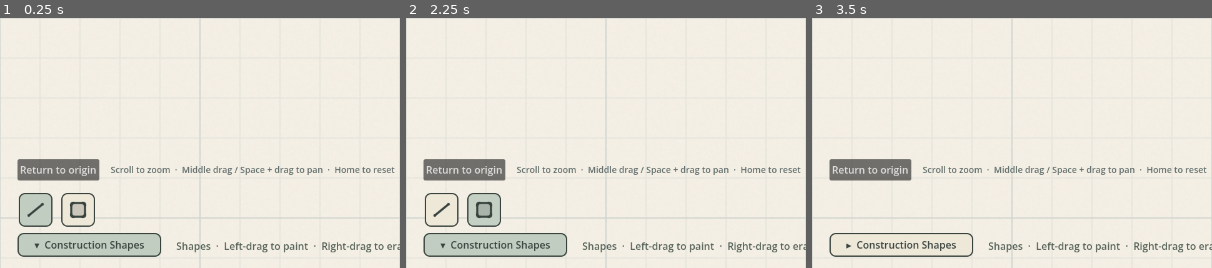
Above: before the commit, frames 1-3 (left to right).
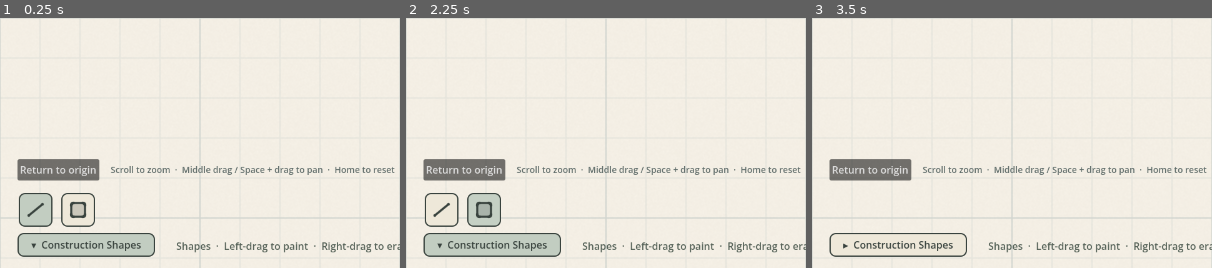
Above: after the commit, the same moments.

Repository: Captain-Quack/Polygonia
Game: Godot game, scene res://world/world.tscn
The game is run twice, just before and just after one commit, with the same random seed, the same clock (stepped at 60 frames per second) and the same inputs.
Inputs (mouse positions are % of the whole screen's width and height, from its top left):
- Up to frame 1 (0.25 s): no input
- Up to frame 2 (2.25 s): click "Return to origin" at 0.5 s; click (4, 88) at 1.25 s; click (10, 88) at 2 s
- Up to frame 3 (3.5 s): click "▾ Construction Shapes" at 2.75 s
The pictures show only the part of the screen within x 0-50%, y 50-100%; the shares and areas given below are measured in that part.

The runs differ from the first frame. In frame 1, 0.7% of the frame differs, in the area x 7-41%, y 86-96%; in frame 2, 0.7%; in frame 3, 0.6%.

Commit message:
Update Godot Version

Diff:
--- a/project.godot
+++ b/project.godot
@@ -1,15 +1,33 @@
+; Engine configuration file.
+; It's best edited using the editor UI and not directly,
+; since the parameters that go here are not all obvious.
+;
+; Format:
+;   [section] ; section goes between []
+;   param=value ; assign values to parameters
+
 config_version=5
 
+[animation]
+
+compatibility/default_parent_skeleton_in_mesh_instance_3d=true
+
 [application]
+
 config/name="Polygonia — Graph Paper"
 run/main_scene="res://world/world.tscn"
-config/features=PackedStringArray("4.5", "GL Compatibility")
+config/features=PackedStringArray("4.7", "GL Compatibility")
 
 [display]
+
 window/size/viewport_width=1280
 window/size/viewport_height=800
 
+[dotnet]
+
+project/assembly_name="Polygonia — Graph Paper"
+
 [rendering]
+
 renderer/rendering_method="gl_compatibility"
 renderer/rendering_method.mobile="gl_compatibility"
-textures/default_filters/use_nearest_mipmap_filter=false
--- a/world/world.tscn
+++ b/world/world.tscn
@@ -1,57 +1,81 @@
-[gd_scene load_steps=7 format=3]
+[gd_scene format=3 uid="uid://dbyabe8lnyo6v"]
 
-[ext_resource type="Script" path="res://world/paper_renderer.gd" id="1"]
-[ext_resource type="Script" path="res://world/grid_renderer.gd" id="2"]
-[ext_resource type="Script" path="res://world/world_camera.gd" id="3"]
+[ext_resource type="Script" uid="uid://ijo0wok6gi3y" path="res://world/paper_renderer.gd" id="1"]
+[ext_resource type="Shader" uid="uid://dayjva5knu18e" path="res://shaders/paper.gdshader" id="1_ai45w"]
+[ext_resource type="Script" uid="uid://ce6hppki653c0" path="res://world/grid_renderer.gd" id="2"]
+[ext_resource type="Script" uid="uid://do53owsswig20" path="res://world/world_camera.gd" id="3"]
+[ext_resource type="Shader" uid="uid://bbgj411k0752f" path="res://shaders/grid.gdshader" id="3_4papg"]
+[ext_resource type="Script" uid="uid://d2ydoyhqn64jg" path="res://floors/floor_renderer.gd" id="4"]
+[ext_resource type="Script" uid="uid://efmmvxhka2xo" path="res://floors/floor_editor.gd" id="5"]
+[ext_resource type="Script" uid="uid://b6a0fivqi4bqj" path="res://floors/construction_menu.gd" id="6"]
 
-[ext_resource type="Script" path="res://floors/floor_renderer.gd" id="4"]
-[ext_resource type="Script" path="res://floors/floor_editor.gd" id="5"]
-[ext_resource type="Script" path="res://floors/construction_menu.gd" id="6"]
+[sub_resource type="ShaderMaterial" id="ShaderMaterial_fyhu2"]
+shader = ExtResource("1_ai45w")
+shader_parameter/paper_color = Color(0.9647059, 0.94509804, 0.90588236, 1)
+shader_parameter/grain_color = Color(0.5058824, 0.45490196, 0.38039216, 1)
+shader_parameter/grain_strength = 0.035
+shader_parameter/grain_scale = 1.6
+shader_parameter/grain_seed = 27.0
 
-[node name="World" type="Node2D"]
+[sub_resource type="ShaderMaterial" id="ShaderMaterial_ov2xu"]
+shader = ExtResource("3_4papg")
+shader_parameter/base_cell_size = 64.0
+shader_parameter/major_step_count = 5
+shader_parameter/level_step_count = 5
+shader_parameter/minor_color = Color(0.4, 0.55, 0.59, 0.24)
+shader_parameter/major_color = Color(0.35, 0.48, 0.52, 0.34)
+shader_parameter/grid_opacity = 1.0
+shader_parameter/minor_width = 0.75
+shader_parameter/major_width = 1.0
+shader_parameter/target_screen_spacing = 24.0
+shader_parameter/fade_range = 1.0
 
-[node name="PaperRenderer" type="Node2D" parent="."]
+[node name="World" type="Node2D" unique_id=1133773214]
+
+[node name="PaperRenderer" type="Node2D" parent="." unique_id=726284503]
 show_behind_parent = true
+material = SubResource("ShaderMaterial_fyhu2")
 script = ExtResource("1")
 
-[node name="GridRenderer" type="Node2D" parent="."]
+[node name="GridRenderer" type="Node2D" parent="." unique_id=1544699133]
+material = SubResource("ShaderMaterial_ov2xu")
 script = ExtResource("2")
 
-[node name="FloorRenderer" type="Node2D" parent="."]
+[node name="FloorRenderer" type="Node2D" parent="." unique_id=1014312067]
 script = ExtResource("4")
 
-[node name="WallRenderer" type="Node2D" parent="."]
+[node name="WallRenderer" type="Node2D" parent="." unique_id=1226749074]
 
-[node name="ObjectContainer" type="Node2D" parent="."]
+[node name="ObjectContainer" type="Node2D" parent="." unique_id=1353168817]
 
-[node name="AgentContainer" type="Node2D" parent="."]
+[node name="AgentContainer" type="Node2D" parent="." unique_id=1747941953]
 
-[node name="ConstructionPreview" type="Node2D" parent="."]
+[node name="ConstructionPreview" type="Node2D" parent="." unique_id=1904252962]
 script = ExtResource("5")
 
-[node name="Camera2D" type="Camera2D" parent="."]
+[node name="Camera2D" type="Camera2D" parent="." unique_id=1090338365]
 script = ExtResource("3")
 
-[node name="CanvasLayer" type="CanvasLayer" parent="."]
+[node name="CanvasLayer" type="CanvasLayer" parent="." unique_id=1512761027]
 
-[node name="Toolbar" type="MarginContainer" parent="CanvasLayer"]
+[node name="Toolbar" type="MarginContainer" parent="CanvasLayer" unique_id=1065137635]
 offset_left = 28.0
 offset_top = 24.0
 mouse_filter = 2
 
-[node name="Title" type="Label" parent="CanvasLayer/Toolbar"]
+[node name="Title" type="Label" parent="CanvasLayer/Toolbar" unique_id=1421776440]
 layout_mode = 2
 theme_override_colors/font_color = Color(0.29, 0.34, 0.33, 1)
 theme_override_font_sizes/font_size = 22
 text = "POLYGONIA"
+
+[node name="Inspector" type="Control" parent="CanvasLayer" unique_id=1174608757]
+layout_mode = 3
+anchors_preset = 0
 mouse_filter = 2
 
-[node name="Inspector" type="Control" parent="CanvasLayer"]
-layout_mode = 0
-mouse_filter = 2
-
-[node name="WorldControls" type="HBoxContainer" parent="CanvasLayer"]
-anchors_preset = 12
+[node name="WorldControls" type="HBoxContainer" parent="CanvasLayer" unique_id=352697429]
+anchors_preset = 2
 anchor_top = 1.0
 anchor_bottom = 1.0
 offset_left = 28.0
@@ -59,42 +83,41 @@
 offset_right = 710.0
 offset_bottom = -140.0
 grow_vertical = 0
+mouse_filter = 2
 theme_override_constants/separation = 18
-mouse_filter = 2
 
-[node name="ResetView" type="Button" parent="CanvasLayer/WorldControls"]
+[node name="ResetView" type="Button" parent="CanvasLayer/WorldControls" unique_id=90650245]
 layout_mode = 2
+focus_mode = 0
 mouse_force_pass_scroll_events = false
 text = "Return to origin"
-focus_mode = 0
 
-[node name="Hint" type="Label" parent="CanvasLayer/WorldControls"]
+[node name="Hint" type="Label" parent="CanvasLayer/WorldControls" unique_id=1932470738]
 layout_mode = 2
 theme_override_colors/font_color = Color(0.38, 0.43, 0.42, 1)
 theme_override_font_sizes/font_size = 14
 text = "Scroll to zoom  ·  Middle drag / Space + drag to pan  ·  Home to reset"
-mouse_filter = 2
 
-
-
-[node name="ConstructionMenu" type="VBoxContainer" parent="CanvasLayer"]
+[node name="ConstructionMenu" type="VBoxContainer" parent="CanvasLayer" unique_id=151443483]
+anchors_preset = 2
 anchor_top = 1.0
 anchor_bottom = 1.0
 offset_left = 28.0
 offset_top = -122.0
-offset_right = 258.0
+offset_right = 248.0
 offset_bottom = -18.0
 grow_vertical = 0
 mouse_filter = 2
+theme_override_constants/separation = 8
 script = ExtResource("6")
 
-[node name="FloorHint" type="Label" parent="CanvasLayer"]
+[node name="FloorHint" type="Label" parent="CanvasLayer" unique_id=386075317]
+anchors_preset = 2
 anchor_top = 1.0
 anchor_bottom = 1.0
 offset_left = 282.0
 offset_top = -47.0
 offset_bottom = -22.0
-mouse_filter = 2
 theme_override_colors/font_color = Color(0.34, 0.39, 0.35, 1)
 text = "Shapes  ·  Left-drag to paint  ·  Right-drag to erase  ·  Esc to cancel"
 
Not shown, added: tests/test_menu_layout.gd.uid
